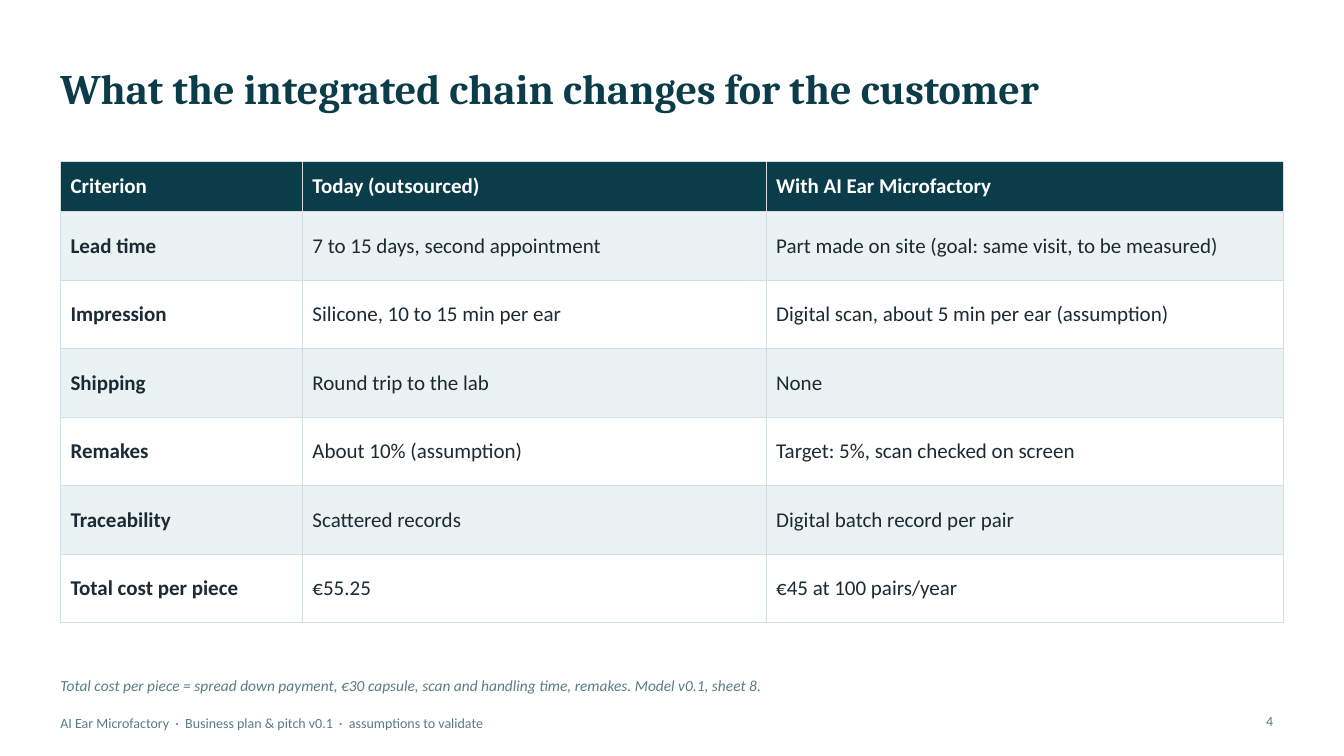
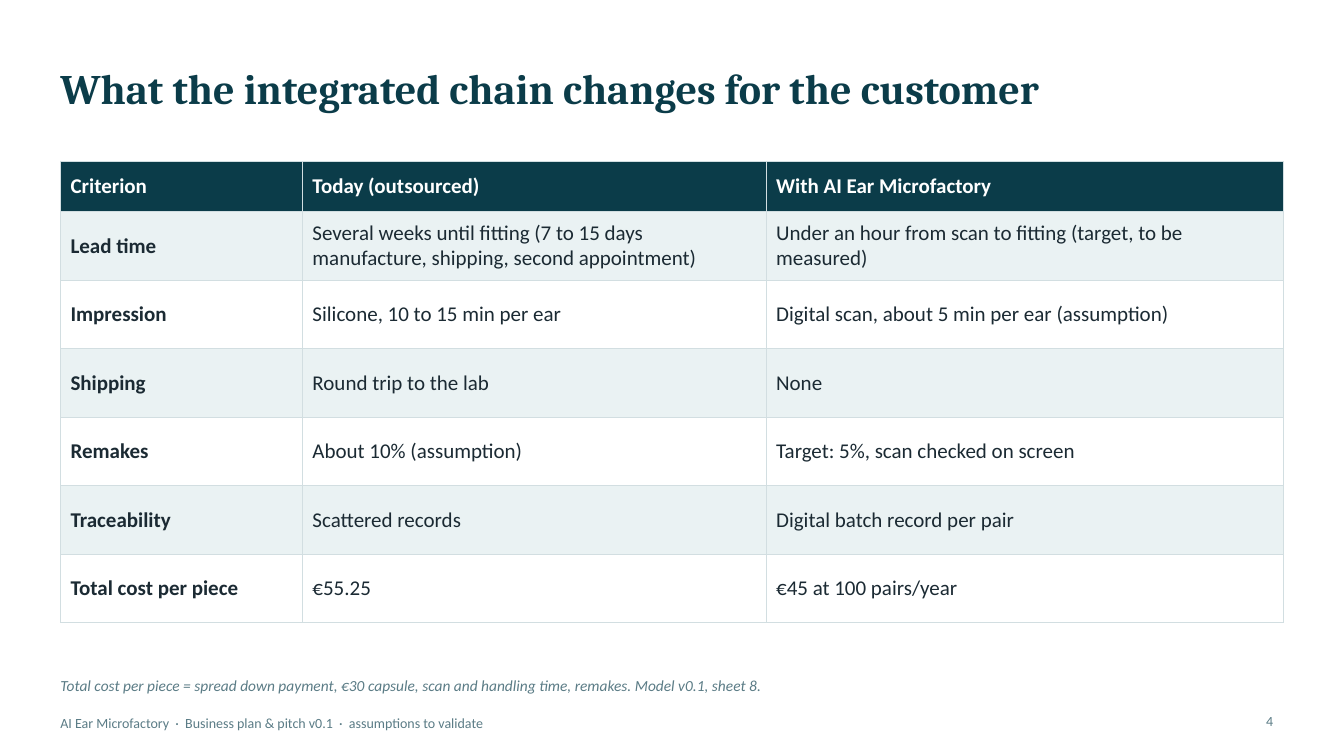
Before and after one commit to kreuille/Symphony_reborn, a slide deck: slide 4 of business/AI_Ear_Microfactory_Pitch_EN.pptx. Drawn at 1344x756 pixels with LibreOffice and Linux fonts; fonts in the diff are those of the drawing. Boxes give left, top, right and bottom in pixels: in the first picture for what was removed or moved away, otherwise in the second. Text is boxed around its words. In the diff, an @@ line names an element or a change of style, - is before the commit and + after.

```diff
--- a/business/AI_Ear_Microfactory_Pitch_EN.pptx
+++ b/business/AI_Ear_Microfactory_Pitch_EN.pptx
@@ table at (60,161,1284,603) @@
-row 2, column 2: 7 to 15 days, second appointment
+row 2, column 2: Several weeks until fitting (7 to 15 days manufacture, shipping, second appointment)
-row 2, column 3: Part made on site (goal: same visit, to be measured)
+row 2, column 3: Under an hour from scan to fitting (target, to be measured)
```
Also in this commit, not shown: 9 other slides changed, 1 slide added, 5 other files.
